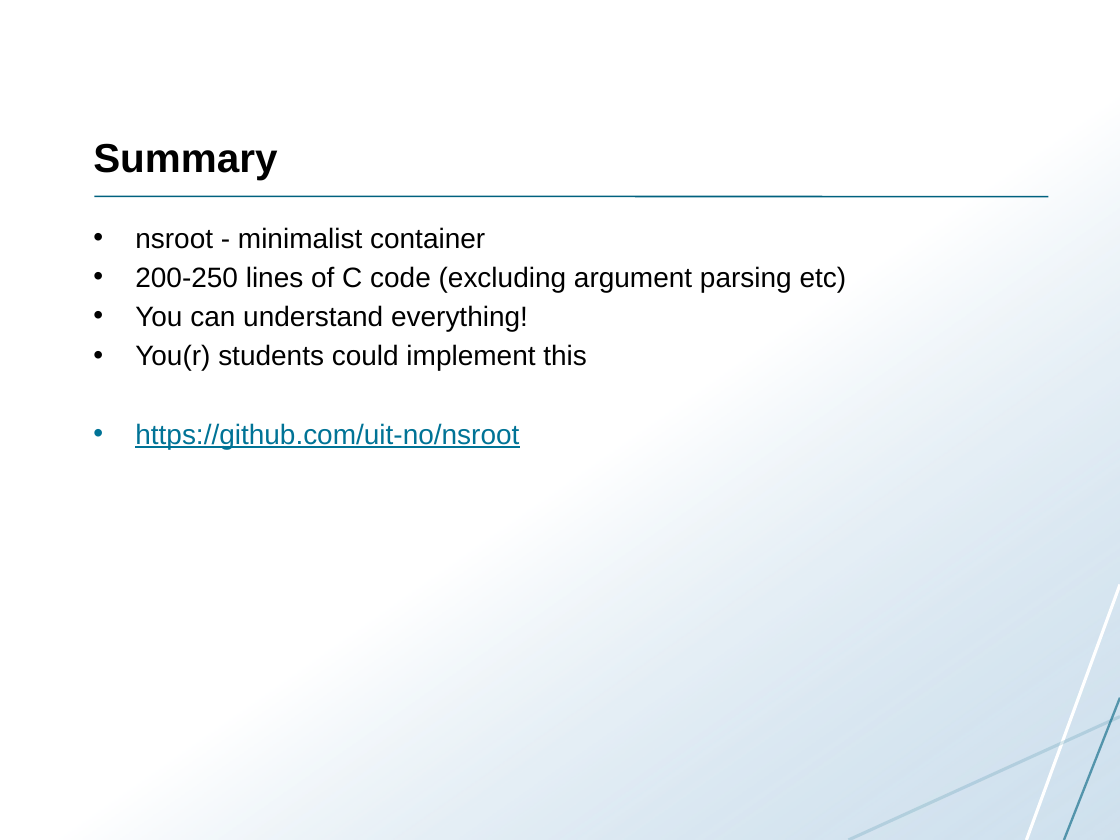
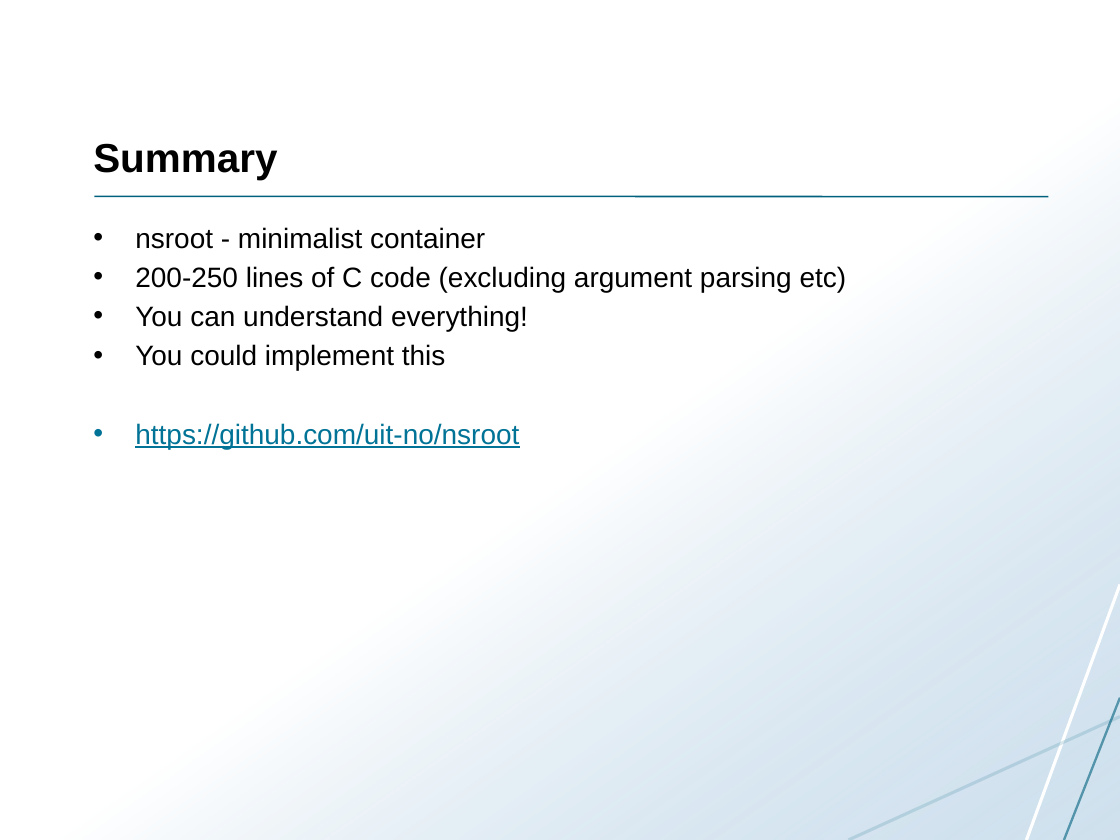
Before and after one commit to uit-inf-2201-s18/uit-inf-2201-s18.github.io, a slide deck: slide 2 of lectures/20 - Containers.pptx. Drawn at 1120x840 pixels with LibreOffice and Linux fonts; fonts in the diff are those of the drawing. Boxes give left, top, right and bottom in pixels: in the first picture for what was removed or moved away, otherwise in the second. Text is boxed around its words. In the diff, an @@ line names an element or a change of style, - is before the commit and + after.

```diff
--- a/lectures/20 - Containers.pptx
+++ b/lectures/20 - Containers.pptx
@@ text at [135,344,446,370]: text changed @@
-• You(r) students could implement this
+• You could implement this
```
Also in this commit, not shown: 3 other slides changed, 1 other file.
